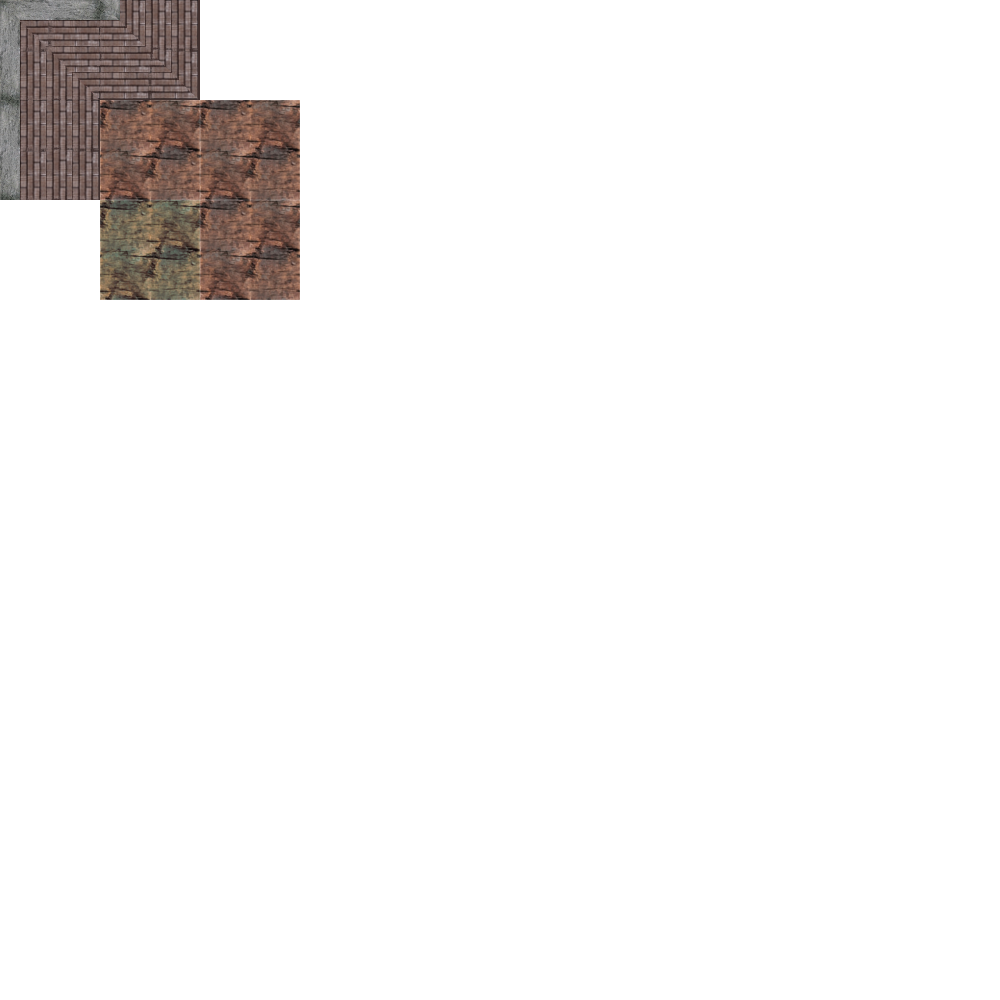
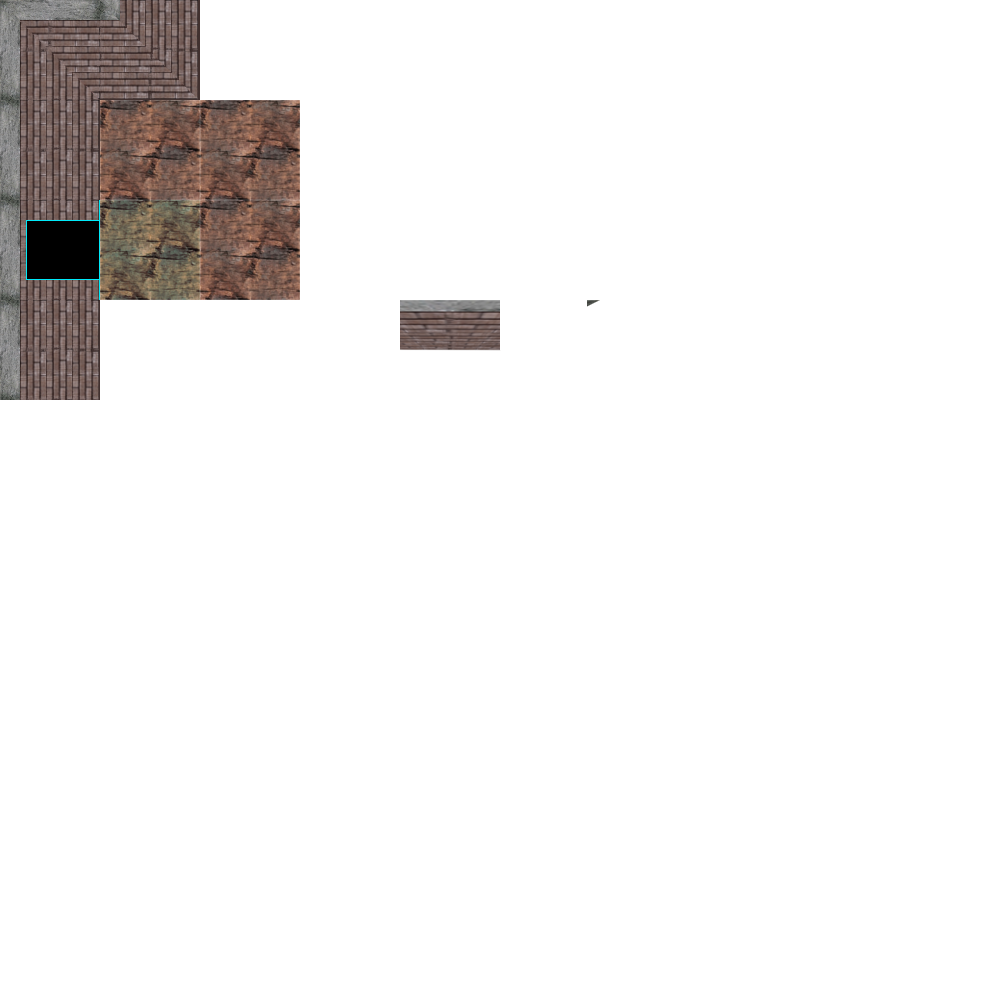
Comparing the layer stacks of the two 1000x1000 images. Changes:
painted on "Pasted Layer" over [400, 300, 600, 351]
showed "Layer", painted on it over [1, 200, 100, 300]
painted on "Layer #1" over [0, 200, 100, 400]
